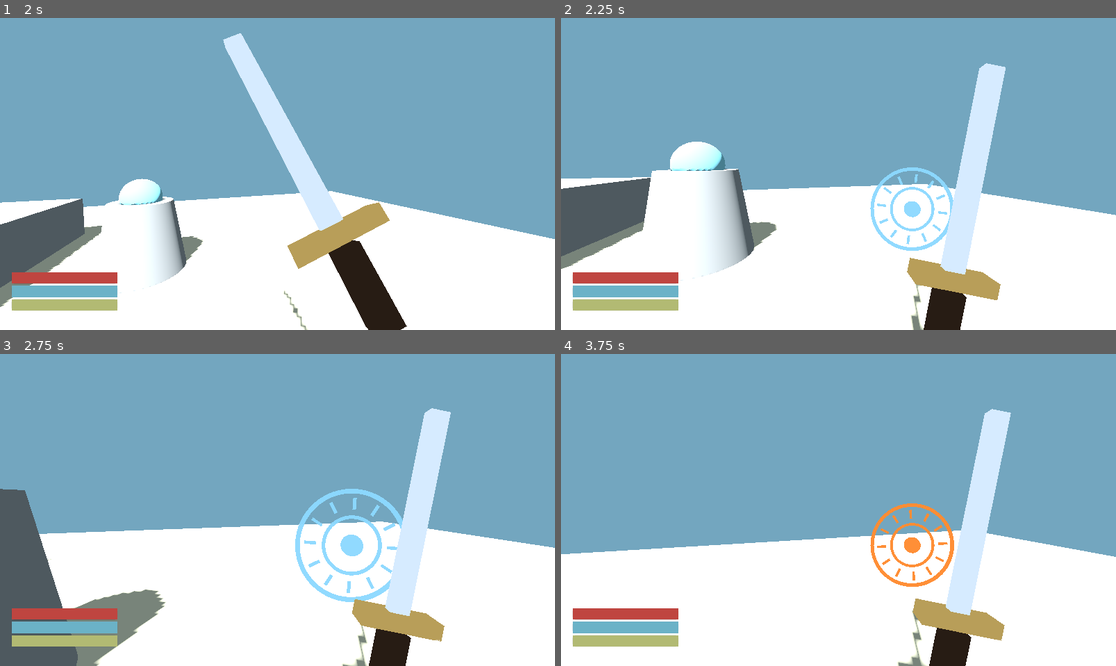
Above: before the commit, frames 1-4 (two rows, left to right).
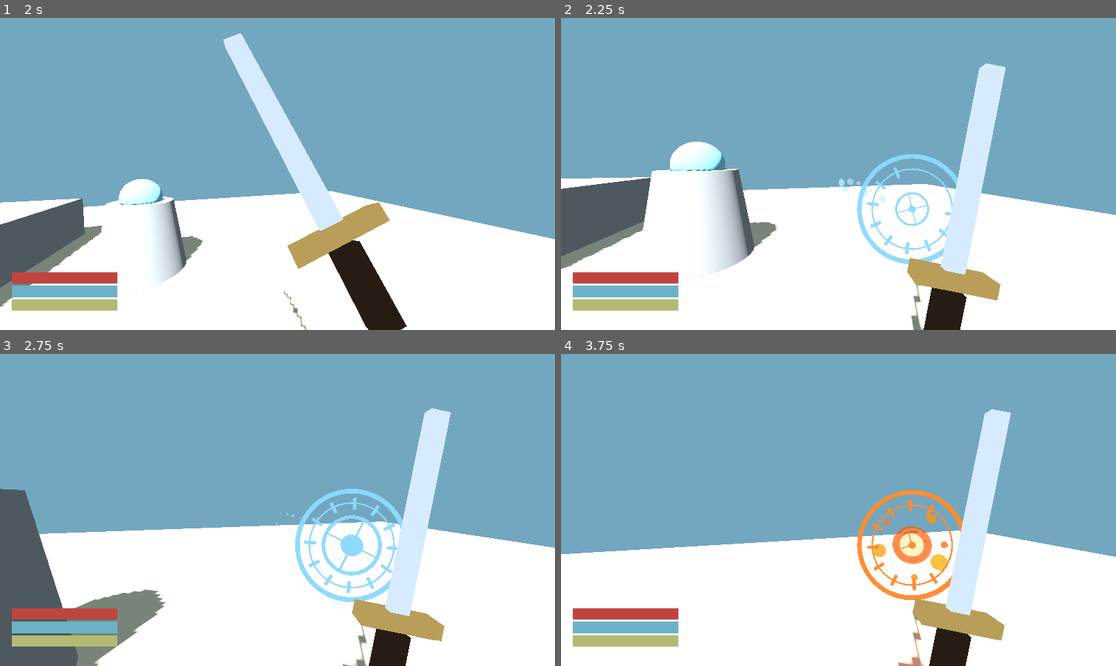
Above: after the commit, the same moments.

Repository: nanhudev/SEKAI
Game: Godot game, scene res://scenes/main/Main.tscn
Two runs of this game, one before a commit and one after it. Both use one fixed random seed, a clock stepped at 60 frames per second and the inputs below.
Inputs (mouse positions are in pixels of both pictures, inside the frame that each line leads up to):
- Up to frame 1 (2 s): click "进入战斗沙盒" at 0.5 s; tap Enter at 1.25 s; move the mouse to (305, 174) at 1.27 s; hold W (move_forward) from 1.28 s (still down); hold Right mouse button (block) from 1.28 s (still down); click (305, 174) at 1.42 s; tap Space (jump) at 1.52 s
- Up to frame 2 (2.25 s): keep holding W (move_forward); move the mouse to (810, 174) at 2.02 s; release Right mouse button (block) at 2.03 s; tap E (cast_selected) at 2.1 s
- Up to frame 3 (2.75 s): keep holding W (move_forward); tap Space (jump) at 2.27 s
- Up to frame 4 (3.75 s): keep holding W (move_forward); move the mouse to (849, 503) at 2.77 s; hold Q (dodge) 2.78-3.53 s; move the mouse to (832, 516) at 3.52 s; tap Z (fire_cast) at 3.6 s; click (832, 516) at 3.67 s

Frame 1 is identical in both runs. In frame 2, 1.6% of the frame differs, in the area x 50-72%, y 43-79%; in frame 3, 0.3%; in frame 4, 2.5%, in the area x 53-73%, y 43-100%.

Commit message:
feat: add distinct fire frost and wind spell presentation

Diff:
--- a/godot/scenes/player/Player.tscn
+++ b/godot/scenes/player/Player.tscn
@@ -8,6 +8,7 @@
 [ext_resource type="Script" path="res://scripts/combat/hurtbox.gd" id="6"]
 [ext_resource type="Script" path="res://scripts/player/temp_sword_visual.gd" id="7"]
 [ext_resource type="AudioStream" path="res://audio/sfx/dodge_temp.wav" id="8"]
+[ext_resource type="Script" path="res://scripts/abilities/spell_presentation.gd" id="9"]
 
 [sub_resource type="CapsuleShape3D" id="CapsuleShape3D_1"]
 radius = 0.35
@@ -73,6 +74,9 @@
 position = Vector3(0.42, -0.2, -1.15)
 rotation = Vector3(1.5708, 0, 0)
 
+[node name="SpellPresentation" type="Node3D" parent="CameraRig/LookPivot/MotionPivot/ShakePivot/VFXRoot"]
+script = ExtResource("9")
+
 [node name="FrostHitbox" type="Area3D" parent="CameraRig/LookPivot/MotionPivot/ShakePivot/VFXRoot"]
 position = Vector3(0, -0.2, -2.5)
 collision_layer = 0
--- a/godot/scripts/abilities/magic_circle_3d.gd
+++ b/godot/scripts/abilities/magic_circle_3d.gd
@@ -32,7 +32,17 @@
 	inner_geometry.name = "InnerGeometry"
 	energy_core.name = "EnergyCore"
 	_add_torus(outer_ring, radius, 0.012)
+	_add_torus(rune_ring, radius * 0.78, 0.004)
 	_add_torus(inner_geometry, radius * 0.52, 0.009)
+	for index in 4:
+		var spoke := MeshInstance3D.new()
+		var spoke_mesh := BoxMesh.new()
+		spoke_mesh.size = Vector3(radius * 0.55, 0.006, 0.008)
+		spoke.mesh = spoke_mesh
+		spoke.material_override = shader_material
+		spoke.position = Vector3(cos(float(index) * PI * 0.5), 0.0, sin(float(index) * PI * 0.5)) * radius * 0.27
+		spoke.rotation.y = -float(index) * PI * 0.5
+		inner_geometry.add_child(spoke)
 	for index in 12:
 		var marker := MeshInstance3D.new()
 		var box := BoxMesh.new()
@@ -80,7 +90,15 @@
 	inner_geometry.rotation.y += rotation_speed * 1.35 * delta
 	if casting:
 		var grow := minf(1.0, age / maxf(spawn_time, 0.001))
-		scale = Vector3.ONE * (grow + sin(age * 12.0) * pulse * grow)
+		outer_ring.scale = Vector3.ONE * smoothstep(0.0, 0.45, grow)
+		rune_ring.scale = Vector3.ONE * smoothstep(0.22, 0.80, grow)
+		inner_geometry.scale = Vector3.ONE * smoothstep(0.42, 1.0, grow)
+		energy_core.scale = Vector3.ONE * smoothstep(0.58, 1.0, grow)
+		var rune_count := rune_ring.get_child_count()
+		for index in rune_count:
+			if index > 0:
+				rune_ring.get_child(index).visible = float(index - 1) / maxf(1.0, float(rune_count - 1)) <= grow
+		scale = Vector3.ONE * (1.0 + sin(age * 12.0) * pulse * grow)
 	else:
 		scale = Vector3.ONE * maxf(0.0, 1.0 - age / maxf(collapse_time, 0.001))
 		if age >= collapse_time:
--- /dev/null
+++ b/godot/scripts/abilities/spell_presentation.gd
@@ -0,0 +1,138 @@
+extends Node3D
+class_name SpellPresentation
+
+@onready var combat: CombatController = get_node("../../../../../../CombatController")
+
+var fire_orb: MeshInstance3D
+var fire_shell: MeshInstance3D
+var fire_light: OmniLight3D
+var fire_trail: Array[MeshInstance3D] = []
+var frost_stream: Array[MeshInstance3D] = []
+var wind_ring: MeshInstance3D
+var wind_dust: Array[MeshInstance3D] = []
+var last_spell: StringName = &""
+var was_casting := false
+
+
+func _ready() -> void:
+	fire_orb = _sphere("Fire White Core", 0.105, Color(1.0, 0.96, 0.76))
+	fire_shell = _sphere("Fire Orange Shell", 0.18, Color(1.0, 0.32, 0.05, 0.65))
+	fire_light = OmniLight3D.new()
+	fire_light.name = "Fire Dynamic Light"
+	fire_light.light_color = Color(1.0, 0.33, 0.08)
+	fire_light.omni_range = 3.0
+	fire_light.light_energy = 0.8
+	add_child(fire_light)
+	for i in 6:
+		fire_trail.append(_sphere("Fire Trail %d" % i, 0.025 + i * 0.005, Color(1.0, 0.42 + i * 0.055, 0.06, 0.78)))
+	for i in 10:
+		frost_stream.append(_sphere("Frost Stream %d" % i, 0.035 + float(i % 3) * 0.012, Color(0.72, 0.94, 1.0, 0.62)))
+	var ring_mesh := TorusMesh.new()
+	ring_mesh.inner_radius = 0.77
+	ring_mesh.outer_radius = 0.81
+	wind_ring = MeshInstance3D.new()
+	wind_ring.name = "Wind Pressure Ring"
+	wind_ring.mesh = ring_mesh
+	wind_ring.material_override = _material(Color(0.76, 0.98, 1.0, 0.72))
+	wind_ring.rotation.x = PI * 0.5
+	add_child(wind_ring)
+	for i in 8:
+		wind_dust.append(_sphere("Wind Dust %d" % i, 0.025, Color(0.83, 0.89, 0.82, 0.56)))
+	_hide_all()
+
+
+func _material(tint: Color) -> StandardMaterial3D:
+	var material := StandardMaterial3D.new()
+	material.shading_mode = BaseMaterial3D.SHADING_MODE_UNSHADED
+	material.transparency = BaseMaterial3D.TRANSPARENCY_ALPHA
+	material.no_depth_test = true
+	material.albedo_color = tint
+	return material
+
+
+func _sphere(label: String, radius: float, tint: Color) -> MeshInstance3D:
+	var mesh := SphereMesh.new()
+	mesh.radius = radius
+	mesh.height = radius * 2.0
+	var node := MeshInstance3D.new()
+	node.name = label
+	node.mesh = mesh
+	node.material_override = _material(tint)
+	add_child(node)
+	return node
+
+
+func _hide_all() -> void:
+	for node in [fire_orb, fire_shell, wind_ring]:
+		node.visible = false
+	for node in fire_trail + frost_stream + wind_dust:
+		node.visible = false
+	fire_light.visible = false
+
+
+func _process(_delta: float) -> void:
+	if combat.state != CombatController.State.CAST:
+		if was_casting:
+			_hide_all()
+		was_casting = false
+		return
+	was_casting = true
+	last_spell = combat.casting_spell
+	var age := combat.state_time
+	var ability: AbilityData = combat._current_ability()
+	var release := ability.startup
+	match last_spell:
+		&"fire": _fire(age, release, ability.active)
+		&"frost": _frost(age, release, ability.active)
+		&"wind": _wind(age, release, ability.active)
+
+
+func _fire(age: float, release: float, active: float) -> void:
+	_hide_all()
+	var travel := clampf((age - release) / maxf(0.01, active + 0.19), 0.0, 1.0)
+	var gathering := age < release
+	var origin := Vector3(0.42, -0.2, -1.16)
+	var location := origin.lerp(Vector3(0.0, -0.08, -5.8), travel)
+	fire_orb.visible = true
+	fire_shell.visible = true
+	fire_light.visible = true
+	fire_orb.position = location
+	fire_shell.position = location
+	fire_light.position = location
+	var scale_now := smoothstep(0.0, release, age) * (1.0 + (0.7 if travel >= 0.99 else 0.0))
+	fire_orb.scale = Vector3.ONE * maxf(0.05, scale_now)
+	fire_shell.scale = Vector3.ONE * maxf(0.05, scale_now * (1.0 + sin(age * 34.0) * 0.08))
+	for i in fire_trail.size():
+		var fleck := fire_trail[i]
+		fleck.visible = age > 0.03
+		var offset := float(i + 1) * 0.17
+		if gathering:
+			fleck.position = origin + Vector3(cos(float(i) * 2.4), sin(float(i) * 2.4), 0.0) * (0.5 * (1.0 - smoothstep(0.0, release, age)))
+		else:
+			fleck.position = location + Vector3(sin(float(i) * 3.1) * 0.10, cos(float(i) * 2.3) * 0.09, offset)
+		fleck.scale = Vector3.ONE * (0.7 + sin(age * 26.0 + i) * 0.2)
+
+
+func _frost(age: float, release: float, active: float) -> void:
+	_hide_all()
+	var strength := smoothstep(0.02, release, age) * (1.0 - smoothstep(release + active, release + active + 0.2, age))
+	for i in frost_stream.size():
+		var mist := frost_stream[i]
+		mist.visible = strength > 0.01
+		var progress := fposmod(age * 3.8 + float(i) / frost_stream.size(), 1.0)
+		mist.position = Vector3(0.42 * (1.0 - progress) + sin(float(i) * 2.7 + age * 15.0) * 0.15 * progress, -0.2 + cos(float(i) * 3.2 + age * 9.0) * 0.13, -1.15 - progress * 4.2)
+		mist.scale = Vector3.ONE * strength * (0.7 + progress * 1.4)
+
+
+func _wind(age: float, release: float, active: float) -> void:
+	_hide_all()
+	var progress := clampf((age - release) / maxf(0.01, active + 0.17), 0.0, 1.0)
+	wind_ring.visible = age >= release and age < release + active + 0.17
+	wind_ring.position = Vector3(0.0, -0.13, -2.2 - progress * 2.0)
+	wind_ring.scale = Vector3.ONE * (0.18 + progress * 2.3)
+	for i in wind_dust.size():
+		var dust := wind_dust[i]
+		dust.visible = wind_ring.visible
+		var angle := TAU * float(i) / wind_dust.size() + age * 0.7
+		dust.position = wind_ring.position + Vector3(cos(angle) * (0.28 + progress * 1.6), sin(angle) * (0.28 + progress * 1.6), float(i % 3) * 0.12)
+		dust.scale = Vector3.ONE * (1.0 - progress * 0.5)
--- a/godot/scripts/enemies/technical_dummy.gd
+++ b/godot/scripts/enemies/technical_dummy.gd
@@ -80,7 +80,12 @@
 		cue_material.albedo_color = Color(1.0, 0.45, 0.2).lerp(Color(1.0, 0.15, 0.08), preparation) if attack_variant == 1 else Color(0.4, 0.85, 1.0).lerp(Color(0.9, 1.0, 1.0), preparation)
 	else:
 		core.scale = core.scale.lerp(Vector3.ONE, minf(1.0, delta * 12.0))
-		cue_material.albedo_color = Color(0.5, 0.75, 0.8)
+		var elemental_color := Color(0.5, 0.75, 0.8)
+		if frost > 0.0:
+			elemental_color = elemental_color.lerp(Color(0.82, 0.95, 1.0), clampf(frost / 100.0, 0.0, 1.0))
+		if burn > 0.0:
+			elemental_color = elemental_color.lerp(Color(1.0, 0.37, 0.1), clampf(burn / 3.0, 0.0, 0.8))
+		cue_material.albedo_color = elemental_color
 
 
 func _start_attack() -> void:
Not shown: 1 places in godot/scenes/player/Player.tscn that only renumber resources
Not shown, added: godot/scripts/abilities/spell_presentation.gd.uid
